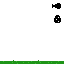
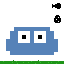
The second (64, 64) image is a revision of the first. Changes to its layers:
showed "icon" over (x1=6, y1=27, x2=58, y2=55)
